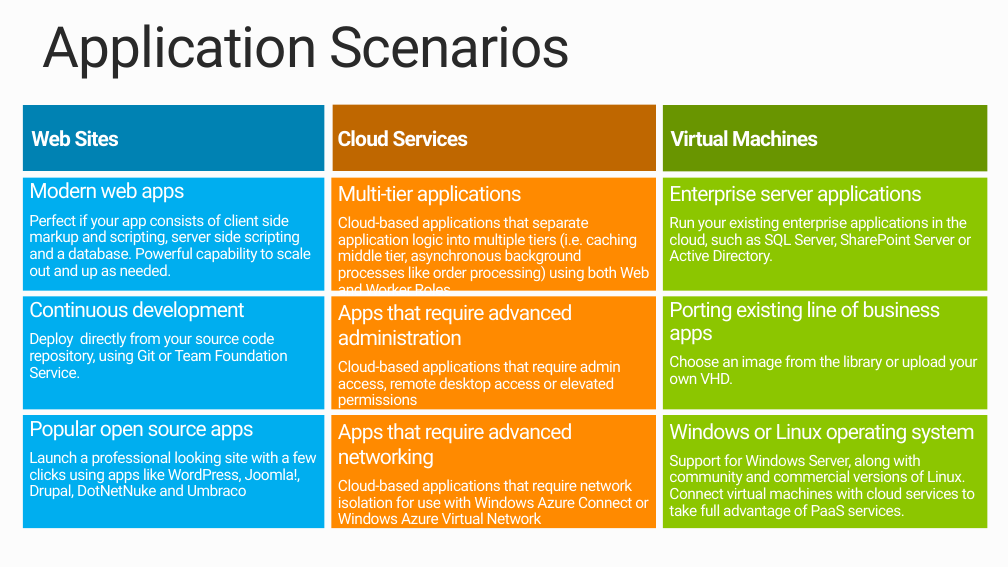
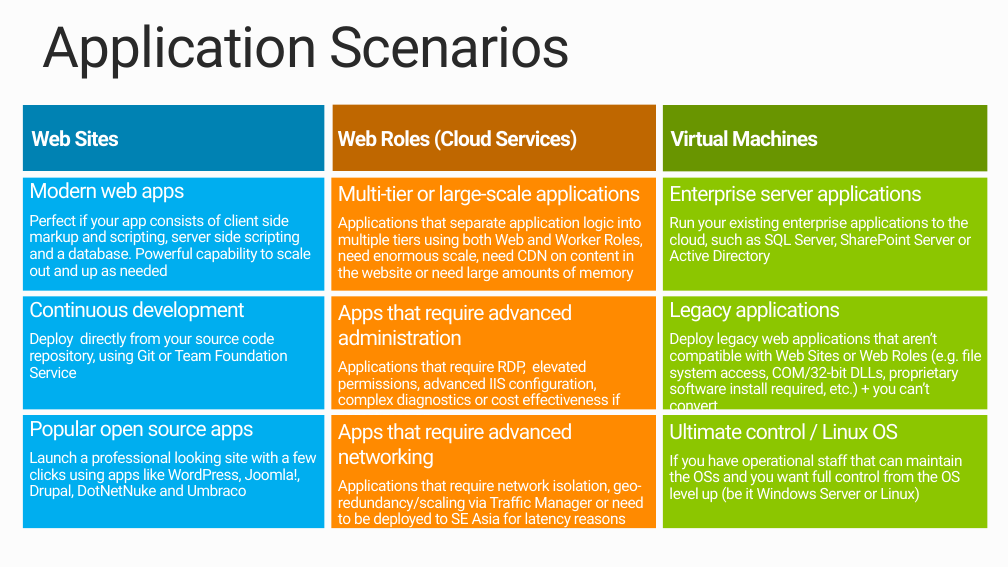
Before and after one commit to robdmoore/AzureWebAppsPresentation, a slide deck: slide 58 of Presentation.pptx (slide 47 before the commit). Drawn at 1008x567 pixels with LibreOffice and Linux fonts; fonts in the diff are those of the drawing. Boxes give left, top, right and bottom in pixels: in the first picture for what was removed or moved away, otherwise in the second. Text is boxed around its words. In the diff, an @@ line names an element or a change of style, - is before the commit and + after.

Commit message:
Updated the presentation

```diff
--- a/Presentation.pptx
+++ b/Presentation.pptx
@@ text at <box>338,129,577,151</box>: text changed @@
-Cloud Services
+Web Roles (Cloud Services)
@@ text in rounded rectangle at <box>338,185,643,282</box>: text changed @@
-Multi-tier applications
-Cloud-based applications that separate application logic into multiple tiers (i.e. caching middle tier, asynchronous background processes like order processing) using both Web and Worker Roles
+Multi-tier or large-scale applications
+Applications that separate application logic into multiple tiers using both Web and Worker Roles, need enormous scale, need CDN on content in the website or need large amounts of memory
@@ text in rounded rectangle at <box>29,214,312,279</box>: text changed @@
-Perfect if your app consists of client side markup and scripting, server side scripting and a database. Powerful capability to scale out and up as needed.
+Perfect if your app consists of client side markup and scripting, server side scripting and a database. Powerful capability to scale out and up as needed
@@ text in rounded rectangle at <box>669,216,972,265</box>: text changed @@
-Run your existing enterprise applications in the cloud, such as SQL Server, SharePoint Server or Active Directory.
+Run your existing enterprise applications to the cloud, such as SQL Server, SharePoint Server or Active Directory
@@ text in rounded rectangle at <box>669,301,982,415</box>: text changed @@
-Porting existing line of business apps
-Choose an image from the library or upload your own VHD.
+Legacy applications
+Deploy legacy web applications that aren’t compatible with Web Sites or Web Roles (e.g. file system access, COM/32-bit DLLs, proprietary software install required, etc.) + you can’t convert
@@ text in rounded rectangle at <box>29,332,288,378</box>: text changed @@
-Deploy directly from your source code repository, using Git or Team Foundation Service.
+Deploy directly from your source code repository, using Git or Team Foundation Service
@@ text in rounded rectangle at <box>338,360,621,410</box>: text changed @@
-Cloud-based applications that require admin access, remote desktop access or elevated permissions
+Applications that require RDP, elevated permissions, advanced IIS configuration, complex diagnostics or cost effectiveness if sometimes-on
@@ text in rounded rectangle at <box>669,423,963,503</box>: text changed @@
-Windows or Linux operating system
-Support for Windows Server, along with community and commercial versions of Linux. Connect virtual machines with cloud services to take full advantage of PaaS services.
+Ultimate control / Linux OS
+If you have operational staff that can maintain the OSs and you want full control from the OS level up (be it Windows Server or Linux)
@@ text in rounded rectangle at <box>338,479,644,528</box>: text changed @@
-Cloud-based applications that require network isolation for use with Windows Azure Connect or Windows Azure Virtual Network
+Applications that require network isolation, geo-redundancy/scaling via Traffic Manager or need to be deployed to SE Asia for latency reasons
```
Also in this commit, not shown: 16 other slides changed, 14 slides added, 3 slides removed.
